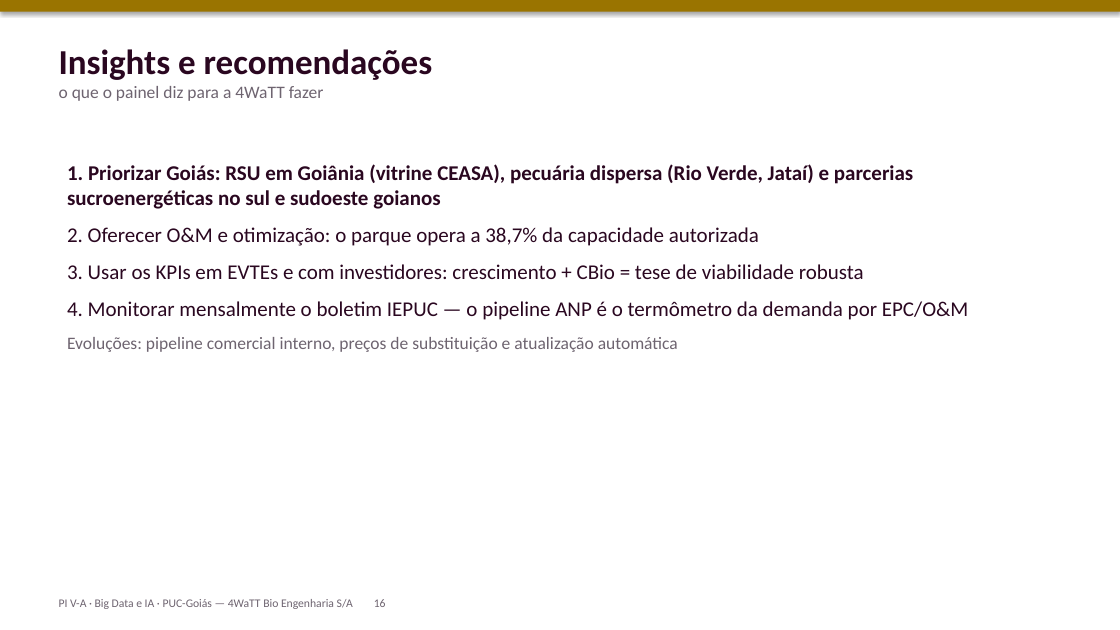
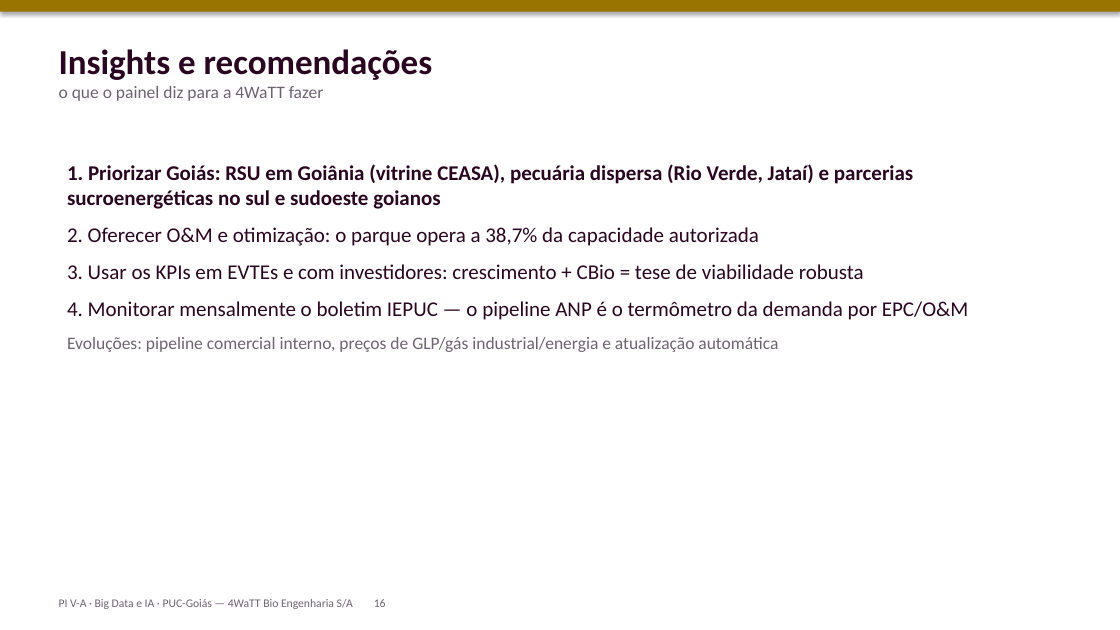
Before and after one commit to NathanC16/Radar-Econ-mico-do-Biometano, a slide deck: slide 16 of apresentacao/apresentacao_oral.pptx. Drawn at 1120x630 pixels with LibreOffice and Linux fonts; fonts in the diff are those of the drawing. Boxes give left, top, right and bottom in pixels: in the first picture for what was removed or moved away, otherwise in the second. Text is boxed around its words. In the diff, an @@ line names an element or a change of style, - is before the commit and + after.

```diff
--- a/apresentacao/apresentacao_oral.pptx
+++ b/apresentacao/apresentacao_oral.pptx
@@ text at [67, 337, 778, 352]: text changed @@
-Evoluções: pipeline comercial interno, preços de substituição e atualização automática
+Evoluções: pipeline comercial interno, preços de GLP/gás industrial/energia e atualização automática
```
Also in this commit, not shown: 4 other slides changed, 13 other files.
